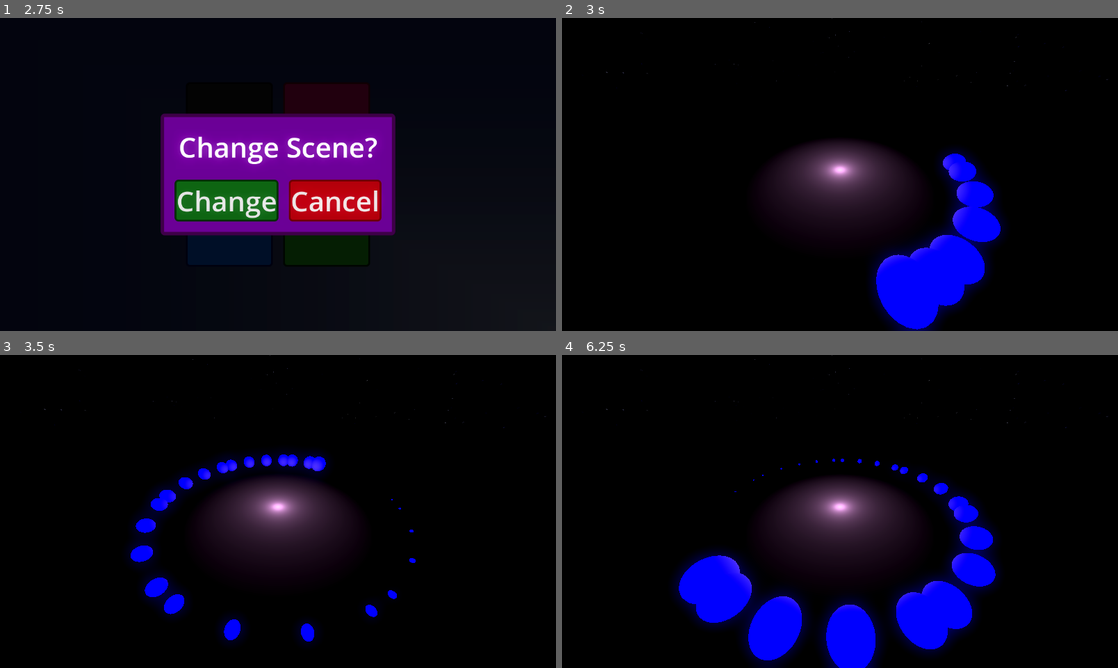
Above: before the commit, frames 1-4 (two rows, left to right).
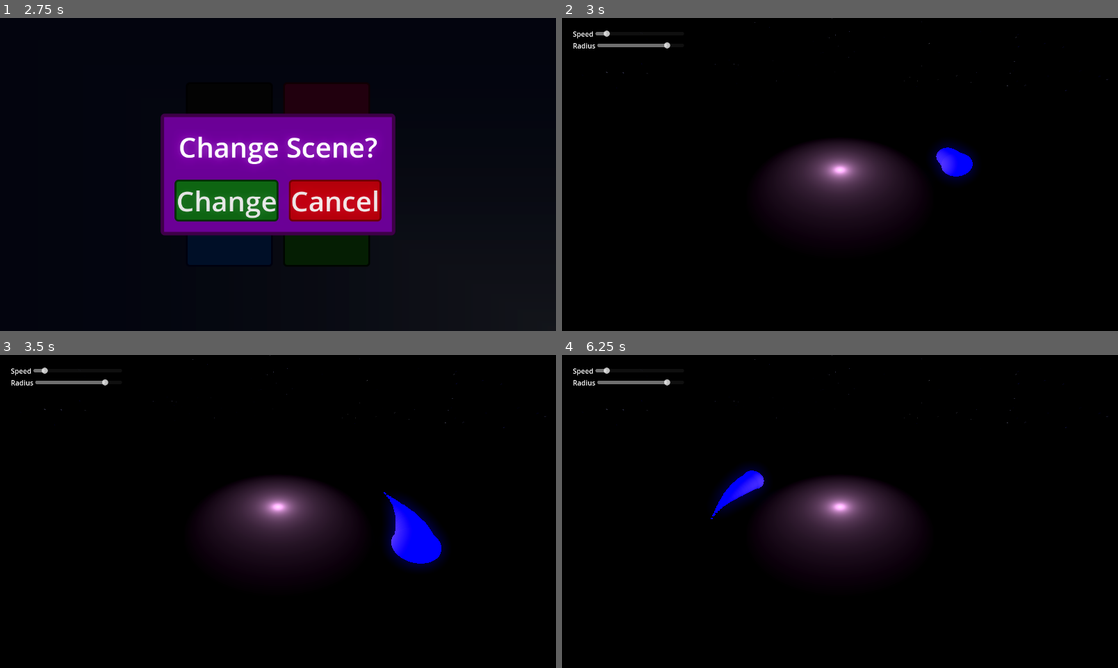
Above: after the commit, the same moments.

Repository: ash4rk/sphere-around-the-campfire
Game: Godot game, scene res://main.tscn
The game is run twice, just before and just after one commit, with the same random seed, the same clock (stepped at 60 frames per second) and the same inputs.
Inputs (mouse positions are in pixels of both pictures, inside the frame that each line leads up to):
- Up to frame 1 (2.75 s): click "№1 Change Scene" at 0.5 s; click "№3 Shuffle" at 1.25 s; click "№2 UI Effect" at 2 s
- Up to frame 2 (3 s): click "Change" at 2.75 s
- Up to frame 3 (3.5 s): no input
- Up to frame 4 (6.25 s): move the mouse to (962, 495) at 3.52 s; move the mouse to (728, 527) at 4.27 s; move the mouse to (895, 442) at 5.02 s; move the mouse to (812, 574) at 5.77 s

Frame 1 is identical in both runs. In frame 2, 7.3% of the frame differs, in the area x 2-80%, y 4-100%; in frame 3, 5.6%; in frame 4, 14%, in the area x 2-79%, y 4-100%.

Commit message:
FEAT: Implement level ui with controls

Diff:
--- /dev/null
+++ b/scenes/level_ui.gd
@@ -0,0 +1,9 @@
+extends Control
+
+@export var sphere: CSGSphere3D
+
+func _on_speed_h_slider_value_changed(value):
+	sphere.rotation_speed = value
+
+func _on_radius_h_slider_value_changed(value):
+	sphere.rotation_radius = value
--- a/scenes/sphere_and_fire.tscn
+++ b/scenes/sphere_and_fire.tscn
@@ -1,8 +1,9 @@
-[gd_scene load_steps=9 format=3 uid="uid://bllbepjpxmjuo"]
+[gd_scene load_steps=10 format=3 uid="uid://bllbepjpxmjuo"]
 
 [ext_resource type="PackedScene" uid="uid://dwvwl8uyu18am" path="res://scenes/fire.tscn" id="1_gosva"]
 [ext_resource type="Texture2D" uid="uid://b8qmbandcxqsc" path="res://assets/equitangular_stars_sky.png" id="2_0i614"]
 [ext_resource type="PackedScene" uid="uid://ccbd05vygv0nb" path="res://scenes/sphere.tscn" id="3_m4p52"]
+[ext_resource type="Script" path="res://scenes/level_ui.gd" id="4_4u6iv"]
 
 [sub_resource type="PanoramaSkyMaterial" id="PanoramaSkyMaterial_miy3e"]
 panorama = ExtResource("2_0i614")
@@ -49,8 +50,60 @@
 [node name="Sphere" parent="." node_paths=PackedStringArray("target_node") instance=ExtResource("3_m4p52")]
 transform = Transform3D(1, 0, 0, 0, 1, 0, 0, 0, 1, 0, 0.91647, 5.15282)
 target_node = NodePath("../Fire")
-rotation_speed = 8.0
 
 [node name="Camera3D" type="Camera3D" parent="."]
 transform = Transform3D(1, 0, 0, 0, 0.791224, 0.611527, 0, -0.611527, 0.791224, 0, 4, 5.5)
 fov = 100.0
+
+[node name="UILayer" type="CanvasLayer" parent="."]
+
+[node name="UI" type="Control" parent="UILayer" node_paths=PackedStringArray("sphere")]
+layout_mode = 3
+anchors_preset = 15
+anchor_right = 1.0
+anchor_bottom = 1.0
+grow_horizontal = 2
+grow_vertical = 2
+script = ExtResource("4_4u6iv")
+sphere = NodePath("../../Sphere")
+
+[node name="VBoxContainer" type="VBoxContainer" parent="UILayer/UI"]
+custom_minimum_size = Vector2(256, 256)
+layout_mode = 0
+offset_left = 25.0
+offset_top = 25.0
+offset_right = 281.0
+offset_bottom = 281.0
+
+[node name="SpeedContainer" type="HBoxContainer" parent="UILayer/UI/VBoxContainer"]
+layout_mode = 2
+
+[node name="SpeedLabel" type="Label" parent="UILayer/UI/VBoxContainer/SpeedContainer"]
+layout_mode = 2
+text = "Speed"
+
+[node name="SpeedHSlider" type="HSlider" parent="UILayer/UI/VBoxContainer/SpeedContainer"]
+layout_mode = 2
+size_flags_horizontal = 3
+size_flags_vertical = 4
+max_value = 10.0
+step = 0.1
+value = 1.0
+
+[node name="RadiusContainer" type="HBoxContainer" parent="UILayer/UI/VBoxContainer"]
+layout_mode = 2
+
+[node name="RadiusLabel" type="Label" parent="UILayer/UI/VBoxContainer/RadiusContainer"]
+layout_mode = 2
+text = "Radius"
+
+[node name="RadiusHSlider" type="HSlider" parent="UILayer/UI/VBoxContainer/RadiusContainer"]
+layout_mode = 2
+size_flags_horizontal = 3
+size_flags_vertical = 4
+max_value = 6.0
+step = 0.1
+value = 5.0
+
+[connection signal="value_changed" from="UILayer/UI/VBoxContainer/SpeedContainer/SpeedHSlider" to="UILayer/UI" method="_on_speed_h_slider_value_changed"]
+[connection signal="value_changed" from="UILayer/UI/VBoxContainer/RadiusContainer/RadiusHSlider" to="UILayer/UI" method="_on_radius_h_slider_value_changed"]
